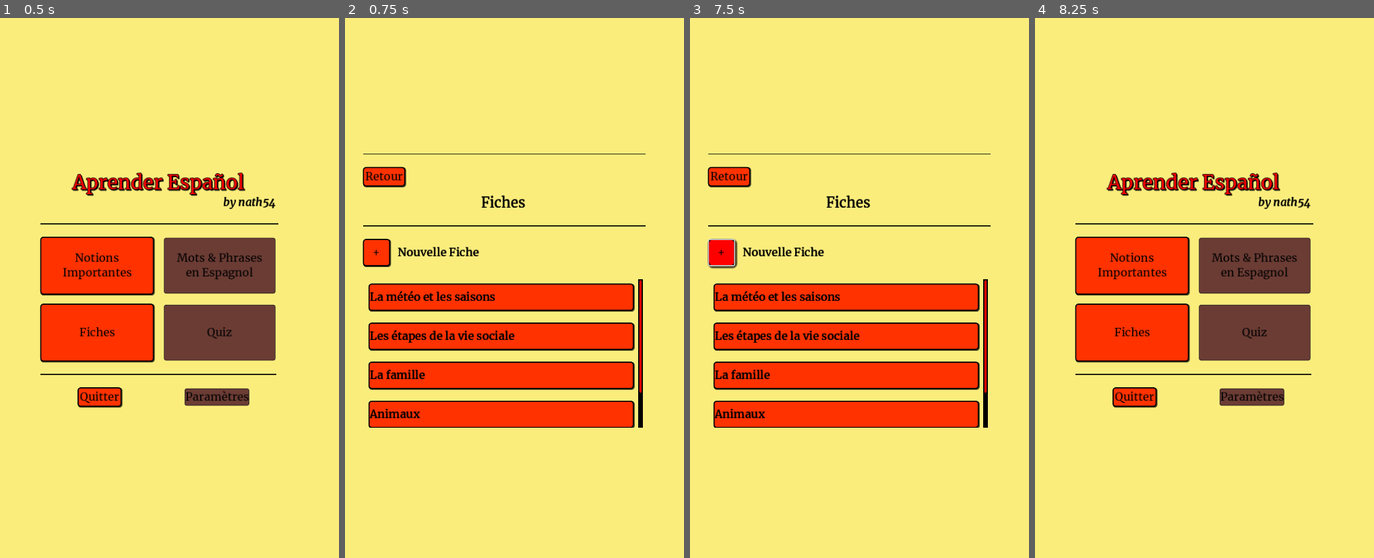
Above: before the commit, frames 1-4 (left to right).
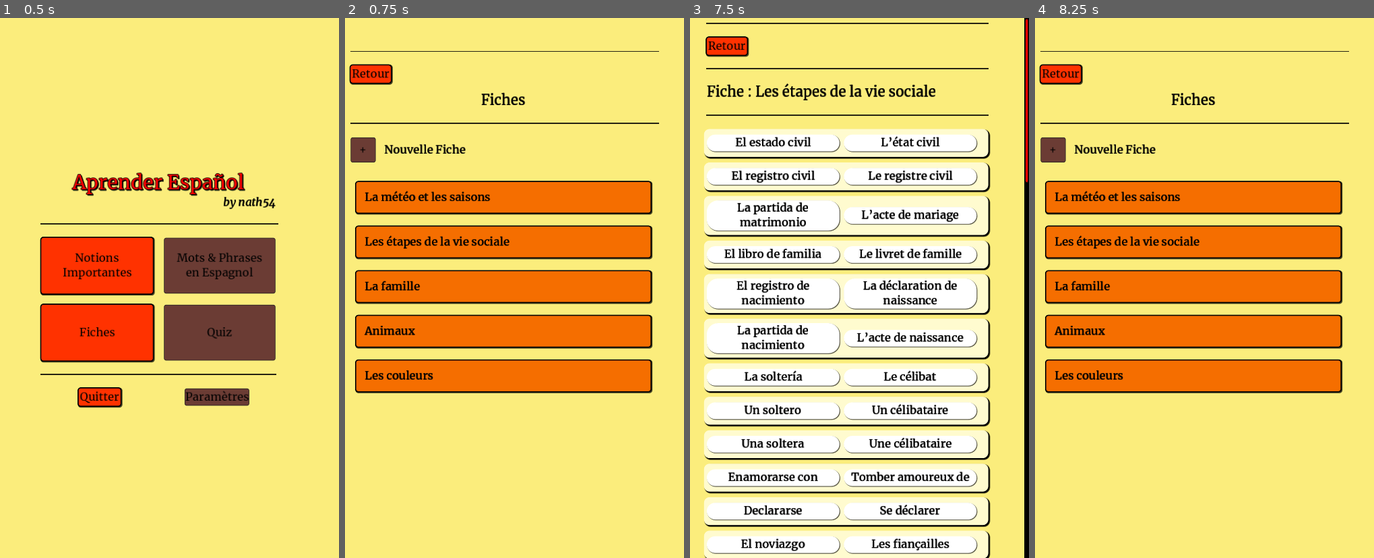
Above: after the commit, the same moments.

Repository: nath54/Aprender_el_espanol
Game: Godot game, scene res://pages/menu_principal/MainMenu.tscn
Same seed, same stepped clock (60 frames per second), same inputs: the game is played once before the commit and once after it.
Inputs (mouse positions are in pixels of both pictures, inside the frame that each line leads up to):
- Up to frame 1 (0.5 s): no input
- Up to frame 2 (0.75 s): click "Fiches" at 0.5 s
- Up to frame 3 (7.5 s): click "Retour" at 1.25 s; click "Notions Importantes" at 2 s; click "Retour" at 2.75 s; click "Notions Importantes" at 3.5 s; click "Conjugaison" at 4.25 s; click "Retour" at 5 s; click "Retour" at 5.75 s; click "Fiches" at 6.5 s; click (720, 250) at 7.25 s, where only the run before the commit has a clickable "+"
- Up to frame 4 (8.25 s): click "Retour" at 8 s

Frame 1 is identical in both runs. In frame 2, 36% of the frame differs, in the area x 1-93%, y 6-76%; in frame 3, 65%, in the area x 4-100%, y 0-100%; in frame 4, 35%.

Commit message:
Travail App, Fiches & Quizs + Ajout Bg

Diff:
--- a/global/Global.gd
+++ b/global/Global.gd
@@ -1,3 +1,4 @@
 extends Node
 
 var ouverture_fiche: String = "";
+var ouverture_fiche_readonly: bool = true;
--- /dev/null
+++ b/pages/menu_principal/FichesCustom/Bt_Fiche.gd
@@ -0,0 +1,9 @@
+extends Button
+
+@export var texte = "";
+
+func _on_label_ready():
+	$HBoxContainer/Label.text = texte;
+
+func _ready():
+	focus_mode = FOCUS_NONE;
--- /dev/null
+++ b/pages/menu_principal/FichesCustom/Bt_Fiche.tscn
@@ -0,0 +1,40 @@
+[gd_scene load_steps=6 format=3 uid="uid://bpoi6dfbwqqeb"]
+
+[ext_resource type="StyleBox" uid="uid://csy0b1cb3uevh" path="res://res/Theme/WBt_Normal.tres" id="1_0eqhp"]
+[ext_resource type="Script" path="res://pages/menu_principal/FichesCustom/Bt_Fiche.gd" id="1_slse0"]
+[ext_resource type="StyleBox" uid="uid://cd07p2it74hxu" path="res://res/Theme/WBt_Hover.tres" id="2_j2e8v"]
+[ext_resource type="StyleBox" uid="uid://dgp6vvl6fngov" path="res://res/Theme/WBt_pressed.tres" id="3_ei8yf"]
+[ext_resource type="StyleBox" uid="uid://j58gk6jfpypn" path="res://res/Theme/WBt_Disabled.tres" id="4_tgdfd"]
+
+[node name="Bt_Fiche" type="Button"]
+modulate = Color(0.960784, 0.431373, 0, 1)
+custom_minimum_size = Vector2(300, 55)
+mouse_filter = 1
+theme_override_styles/normal = ExtResource("1_0eqhp")
+theme_override_styles/hover = ExtResource("2_j2e8v")
+theme_override_styles/pressed = ExtResource("3_ei8yf")
+theme_override_styles/disabled = ExtResource("4_tgdfd")
+script = ExtResource("1_slse0")
+
+[node name="HBoxContainer" type="HBoxContainer" parent="."]
+layout_mode = 1
+anchors_preset = 15
+anchor_right = 1.0
+anchor_bottom = 1.0
+grow_horizontal = 2
+grow_vertical = 2
+theme_override_constants/separation = 15
+
+[node name="Vide" type="Control" parent="HBoxContainer"]
+layout_mode = 2
+
+[node name="Label" type="Label" parent="HBoxContainer"]
+layout_mode = 2
+text = "Fiche interne à l'application"
+horizontal_alignment = 1
+vertical_alignment = 1
+
+[node name="Vide2" type="Control" parent="HBoxContainer"]
+layout_mode = 2
+
+[connection signal="ready" from="HBoxContainer/Label" to="." method="_on_label_ready"]
--- a/pages/menu_principal/FichesCustom/EltFiche.gd
+++ b/pages/menu_principal/FichesCustom/EltFiche.gd
@@ -3,7 +3,7 @@
 
 @export var words_1: Array = [];
 @export var words_2: Array = [];
-var initialized: bool = false;
+var readonly: bool = false;
 
 var mot_node = preload("res://pages/menu_principal/FichesCustom/Mot.tscn");
 
@@ -20,13 +20,19 @@
 	col.add_child(Vide.new());
 
 
-func _ready():
-	pass
-
-
 func _on_col_1_ready():
 	set_words_col(%Col1, self.words_1);
 
 
 func _on_col_2_ready():
 	set_words_col(%Col2, self.words_2);
+
+
+func _on_bt_edit_ready():
+	if readonly:
+		$Elt/Bts/Bt_edit.visible = false;
+
+
+func _on_bt_supr_ready():
+	if readonly:
+		$Elt/Bts/Bt_supr.visible = false;
--- a/pages/menu_principal/FichesCustom/EltFiche.tscn
+++ b/pages/menu_principal/FichesCustom/EltFiche.tscn
@@ -6,6 +6,7 @@
 [node name="ExElt1" type="PanelContainer"]
 custom_minimum_size = Vector2(50, 50)
 size_flags_vertical = 3
+mouse_filter = 1
 theme_override_styles/panel = ExtResource("1_ifmgj")
 script = ExtResource("2_ukrfa")
 
@@ -54,3 +55,5 @@
 
 [connection signal="ready" from="Elt/Col1" to="." method="_on_col_1_ready"]
 [connection signal="ready" from="Elt/Col2" to="." method="_on_col_2_ready"]
+[connection signal="ready" from="Elt/Bts/Bt_edit" to="." method="_on_bt_edit_ready"]
+[connection signal="ready" from="Elt/Bts/Bt_supr" to="." method="_on_bt_supr_ready"]
--- a/pages/menu_principal/FichesCustom/Fiche.gd
+++ b/pages/menu_principal/FichesCustom/Fiche.gd
@@ -1,13 +1,15 @@
 extends Control
 
-
+var fiche_path: String = "";
+var readonly: bool = false;
 var elt_node := preload("res://pages/menu_principal/FichesCustom/EltFiche.tscn");
-
 
 # Called when the node enters the scene tree for the first time.
 func _ready():
 	if Global.ouverture_fiche != "":
+		readonly = Global.ouverture_fiche_readonly;
 		var data: Dictionary = Lib.load_file(Global.ouverture_fiche);
+		Global.ouverture_fiche = "";
 		#
 		$ScrollContainer/CenterContainer/Container/HBoxContainer2/Titre.text = "Fiche : "+data["nom"];
 		#
@@ -18,9 +20,11 @@
 			var eltfiche: EltFiche = elt_node.instantiate();
 			eltfiche.words_1 = wds1;
 			eltfiche.words_2 = wds2;
+			eltfiche.readonly = readonly;
 			$ScrollContainer/CenterContainer/Container/Container.add_child(eltfiche);
-
-
+		#
+		if readonly:
+			$ScrollContainer/CenterContainer/Container/HBoxContainer2/Bt_modif.visible = false;
 
 
 func _on_bt_retour_pressed():
--- a/pages/menu_principal/FichesCustom/Fiche.tscn
+++ b/pages/menu_principal/FichesCustom/Fiche.tscn
@@ -68,7 +68,7 @@
 layout_mode = 2
 size_flags_stretch_ratio = 2.0
 
-[node name="Bt_Retour" type="Button" parent="ScrollContainer/CenterContainer/Container/HBoxContainer2"]
+[node name="Bt_modif" type="Button" parent="ScrollContainer/CenterContainer/Container/HBoxContainer2"]
 layout_mode = 2
 size_flags_vertical = 4
 text = "modifier"
--- a/pages/menu_principal/FichesCustom/ListeFiches.gd
+++ b/pages/menu_principal/FichesCustom/ListeFiches.gd
@@ -3,30 +3,24 @@
 const DATA_PATH: String = "res://data/fiches/";
 @onready var ListeFiches = $ScrollContainer/CenterContainer/VBoxContainer/VBoxContainer/ScrollContainer/MarginContainer/ListeFiches;
 
+var bt_node = preload("res://pages/menu_principal/FichesCustom/Bt_Fiche.tscn");
+
 func _on_bt_retour_pressed():
 	get_tree().change_scene_to_file("res://pages/menu_principal/MainMenu.tscn");
 
-
-func add_fiche_button(f_name: String, f_path: String):
-	var mbt: Button = Button.new();
-	var hbc: HBoxContainer = HBoxContainer.new();
-	var lbl: Label = Label.new();
-	hbc.add_child(lbl);
-	mbt.add_child(hbc);
-	#
-	mbt.set_custom_minimum_size(Vector2(350, 45));
-	hbc.set_anchors_preset(PRESET_FULL_RECT);
-	lbl.text = f_name;
-	#
+func add_fiche_button(f_name: String, f_path: String, readonly: bool):
+	var mbt = bt_node.instantiate();
+	mbt.texte = f_name;
 	ListeFiches.add_child(mbt);
 	#
-	mbt.pressed.connect(click_fiche_bt.bind(f_path));
+	mbt.pressed.connect(click_fiche_bt.bind(f_path, readonly));
 	#
 	return mbt;
 
 
-func click_fiche_bt(fp: String):
+func click_fiche_bt(fp: String, readonly: bool):
 	Global.ouverture_fiche = fp;
+	Global.ouverture_fiche_readonly = readonly;
 	get_tree().change_scene_to_file("res://pages/menu_principal/FichesCustom/Fiche.tscn");
 
 
@@ -35,4 +29,4 @@
 	for fp in Lib.list_files_in_directory(DATA_PATH):
 		if fp.ends_with(".json"):
 			var data = Lib.load_file(DATA_PATH+fp);
-			add_fiche_button(data["nom"], DATA_PATH+fp);
+			add_fiche_button(data["nom"], DATA_PATH+fp, true);
--- a/pages/menu_principal/FichesCustom/ListeFiches.tscn
+++ b/pages/menu_principal/FichesCustom/ListeFiches.tscn
@@ -28,13 +28,17 @@
 grow_vertical = 2
 follow_focus = true
 
-[node name="CenterContainer" type="CenterContainer" parent="ScrollContainer"]
+[node name="CenterContainer" type="MarginContainer" parent="ScrollContainer"]
+custom_minimum_size = Vector2(0, 500)
 layout_mode = 2
 size_flags_horizontal = 3
 size_flags_vertical = 3
+theme_override_constants/margin_left = 50
+theme_override_constants/margin_top = 50
+theme_override_constants/margin_right = 50
+theme_override_constants/margin_bottom = 50
 
 [node name="VBoxContainer" type="VBoxContainer" parent="ScrollContainer/CenterContainer"]
-custom_minimum_size = Vector2(0, 500)
 layout_mode = 2
 theme_override_constants/separation = 15
 
@@ -72,6 +76,7 @@
 [node name="Button" type="Button" parent="ScrollContainer/CenterContainer/VBoxContainer/VBoxContainer/Fiche+"]
 custom_minimum_size = Vector2(45, 45)
 layout_mode = 2
+disabled = true
 text = "+"
 
 [node name="Label" type="Label" parent="ScrollContainer/CenterContainer/VBoxContainer/VBoxContainer/Fiche+"]
@@ -111,47 +116,8 @@
 theme_override_constants/margin_bottom = 10
 
 [node name="ListeFiches" type="VBoxContainer" parent="ScrollContainer/CenterContainer/VBoxContainer/VBoxContainer/ScrollContainer/MarginContainer"]
-custom_minimum_size = Vector2(0, 200)
 layout_mode = 2
 size_flags_vertical = 3
 theme_override_constants/separation = 25
 
-[node name="ExFiche1" type="Button" parent="ScrollContainer/CenterContainer/VBoxContainer/VBoxContainer/ScrollContainer/MarginContainer/ListeFiches"]
-visible = false
-custom_minimum_size = Vector2(350, 45)
-layout_mode = 2
-
-[node name="HBoxContainer" type="HBoxContainer" parent="ScrollContainer/CenterContainer/VBoxContainer/VBoxContainer/ScrollContainer/MarginContainer/ListeFiches/ExFiche1"]
-layout_mode = 1
-anchors_preset = 15
-anchor_right = 1.0
-anchor_bottom = 1.0
-grow_horizontal = 2
-grow_vertical = 2
-
-[node name="Label" type="Label" parent="ScrollContainer/CenterContainer/VBoxContainer/VBoxContainer/ScrollContainer/MarginContainer/ListeFiches/ExFiche1/HBoxContainer"]
-layout_mode = 2
-text = "Fiche interne à l'application"
-horizontal_alignment = 1
-vertical_alignment = 1
-
-[node name="ExFiche2" type="Button" parent="ScrollContainer/CenterContainer/VBoxContainer/VBoxContainer/ScrollContainer/MarginContainer/ListeFiches"]
-visible = false
-custom_minimum_size = Vector2(350, 45)
-layout_mode = 2
-
-[node name="HBoxContainer" type="HBoxContainer" parent="ScrollContainer/CenterContainer/VBoxContainer/VBoxContainer/ScrollContainer/MarginContainer/ListeFiches/ExFiche2"]
-layout_mode = 1
-anchors_preset = 15
-anchor_right = 1.0
-anchor_bottom = 1.0
-grow_horizontal = 2
-grow_vertical = 2
-
-[node name="Label" type="Label" parent="ScrollContainer/CenterContainer/VBoxContainer/VBoxContainer/ScrollContainer/MarginContainer/ListeFiches/ExFiche2/HBoxContainer"]
-layout_mode = 2
-text = "Fiche perso"
-horizontal_alignment = 1
-vertical_alignment = 1
-
 [connection signal="pressed" from="ScrollContainer/CenterContainer/VBoxContainer/HBoxContainer/Bt_Retour" to="." method="_on_bt_retour_pressed"]
--- a/pages/menu_principal/FichesCustom/Mot.tscn
+++ b/pages/menu_principal/FichesCustom/Mot.tscn
@@ -7,6 +7,7 @@
 custom_minimum_size = Vector2(200, 30)
 size_flags_horizontal = 5
 size_flags_vertical = 4
+mouse_filter = 1
 theme_override_styles/panel = ExtResource("1_ah80h")
 script = ExtResource("1_i4ui2")
 
--- /dev/null
+++ b/pages/menu_principal/Quiz/PrepareQuiz.tscn
@@ -0,0 +1,148 @@
+[gd_scene format=3 uid="uid://cwqpr0d8co88j"]
+
+[node name="PrepareQuiz" type="Control"]
+layout_mode = 3
+anchors_preset = 15
+anchor_right = 1.0
+anchor_bottom = 1.0
+grow_horizontal = 2
+grow_vertical = 2
+
+[node name="Panel" type="Panel" parent="."]
+layout_mode = 1
+anchors_preset = 15
+anchor_right = 1.0
+anchor_bottom = 1.0
+grow_horizontal = 2
+grow_vertical = 2
+
+[node name="ScrollContainer" type="ScrollContainer" parent="."]
+layout_mode = 1
+anchors_preset = 15
+anchor_right = 1.0
+anchor_bottom = 1.0
+grow_horizontal = 2
+grow_vertical = 2
+follow_focus = true
+
+[node name="CenterContainer" type="CenterContainer" parent="ScrollContainer"]
+layout_mode = 2
+size_flags_horizontal = 3
+size_flags_vertical = 3
+
+[node name="VBoxContainer" type="VBoxContainer" parent="ScrollContainer/CenterContainer"]
+layout_mode = 2
+theme_override_constants/separation = 15
+
+[node name="HSeparator2" type="HSeparator" parent="ScrollContainer/CenterContainer/VBoxContainer"]
+custom_minimum_size = Vector2(500, 0)
+layout_mode = 2
+
+[node name="HBoxContainer" type="HBoxContainer" parent="ScrollContainer/CenterContainer/VBoxContainer"]
+layout_mode = 2
+
+[node name="Bt_Retour" type="Button" parent="ScrollContainer/CenterContainer/VBoxContainer/HBoxContainer"]
+layout_mode = 2
+text = "Retour"
+
+[node name="Titre" type="Label" parent="ScrollContainer/CenterContainer/VBoxContainer"]
+layout_mode = 2
+theme_override_font_sizes/font_size = 25
+text = "Préparation du quiz	"
+horizontal_alignment = 1
+vertical_alignment = 1
+
+[node name="HSeparator" type="HSeparator" parent="ScrollContainer/CenterContainer/VBoxContainer"]
+custom_minimum_size = Vector2(500, 0)
+layout_mode = 2
+
+[node name="DescrFiches" type="Label" parent="ScrollContainer/CenterContainer/VBoxContainer"]
+layout_mode = 2
+text = "Sélectionnez les fiches sur lesquelles vous souhaitez vous interroger:"
+autowrap_mode = 3
+
+[node name="HBoxContainer2" type="HBoxContainer" parent="ScrollContainer/CenterContainer/VBoxContainer"]
+layout_mode = 2
+theme_override_constants/separation = 15
+
+[node name="Button" type="Button" parent="ScrollContainer/CenterContainer/VBoxContainer/HBoxContainer2"]
+custom_minimum_size = Vector2(40, 40)
+layout_mode = 2
+size_flags_horizontal = 0
+text = "+"
+
+[node name="PanelContainer" type="PanelContainer" parent="ScrollContainer/CenterContainer/VBoxContainer/HBoxContainer2"]
+layout_mode = 2
+
+[node name="MarginContainer" type="MarginContainer" parent="ScrollContainer/CenterContainer/VBoxContainer/HBoxContainer2/PanelContainer"]
+layout_mode = 2
+theme_override_constants/margin_left = 10
+theme_override_constants/margin_top = 10
+theme_override_constants/margin_right = 10
+theme_override_constants/margin_bottom = 10
+
+[node name="HBoxContainer" type="HBoxContainer" parent="ScrollContainer/CenterContainer/VBoxContainer/HBoxContainer2/PanelContainer/MarginContainer"]
+layout_mode = 2
+theme_override_constants/separation = 10
+
+[node name="Label" type="Label" parent="ScrollContainer/CenterContainer/VBoxContainer/HBoxContainer2/PanelContainer/MarginContainer/HBoxContainer"]
+layout_mode = 2
+text = "Nom de fiche 1"
+
+[node name="Button" type="Button" parent="ScrollContainer/CenterContainer/VBoxContainer/HBoxContainer2/PanelContainer/MarginContainer/HBoxContainer"]
+custom_minimum_size = Vector2(30, 30)
+layout_mode = 2
+text = "x"
+
+[node name="HSeparator3" type="HSeparator" parent="ScrollContainer/CenterContainer/VBoxContainer"]
+custom_minimum_size = Vector2(500, 0)
+layout_mode = 2
+
+[node name="DescrSens" type="Label" parent="ScrollContainer/CenterContainer/VBoxContainer"]
+layout_mode = 2
+text = "Sélectionnez le sens de l'interrogation:"
+autowrap_mode = 3
+
+[node name="OptSens" type="OptionButton" parent="ScrollContainer/CenterContainer/VBoxContainer"]
+layout_mode = 2
+alignment = 1
+item_count = 3
+selected = 0
+popup/item_0/text = "fr -> esp"
+popup/item_0/id = 0
+popup/item_1/text = "esp -> fr"
+popup/item_1/id = 1
+popup/item_2/text = "les deux sens"
+popup/item_2/id = 2
+
+[node name="HSeparator4" type="HSeparator" parent="ScrollContainer/CenterContainer/VBoxContainer"]
+custom_minimum_size = Vector2(500, 0)
+layout_mode = 2
+
+[node name="DescrType" type="Label" parent="ScrollContainer/CenterContainer/VBoxContainer"]
+layout_mode = 2
+text = "Sélectionnez le type de quiz:"
+autowrap_mode = 3
+
+[node name="OptType" type="OptionButton" parent="ScrollContainer/CenterContainer/VBoxContainer"]
+layout_mode = 2
+alignment = 1
+item_count = 2
+selected = 0
+popup/item_0/text = "cartes"
+popup/item_0/id = 0
+popup/item_1/text = "écrire le texte"
+popup/item_1/id = 1
+
+[node name="HSeparator5" type="HSeparator" parent="ScrollContainer/CenterContainer/VBoxContainer"]
+custom_minimum_size = Vector2(500, 0)
+layout_mode = 2
+
+[node name="BtStartQuiz" type="Button" parent="ScrollContainer/CenterContainer/VBoxContainer"]
+custom_minimum_size = Vector2(0, 50)
+layout_mode = 2
+text = "Lancer le quiz"
+
+[node name="HSeparator6" type="HSeparator" parent="ScrollContainer/CenterContainer/VBoxContainer"]
+custom_minimum_size = Vector2(500, 0)
+layout_mode = 2
--- a/project.godot
+++ b/project.godot
@@ -17,6 +17,7 @@
 run/main_scene="res://pages/menu_principal/MainMenu.tscn"
 config/features=PackedStringArray("4.1", "GL Compatibility")
 run/low_processor_mode=true
+boot_splash/image="res://bh.png"
 config/icon="res://icon4.png"
 
 [autoload]
--- /dev/null
+++ b/res/Theme/WBt_Disabled.tres
@@ -0,0 +1,13 @@
+[gd_resource type="StyleBoxFlat" format=3 uid="uid://j58gk6jfpypn"]
+
+[resource]
+bg_color = Color(0.419608, 0.419608, 0.419608, 1)
+border_width_left = 1
+border_width_top = 1
+border_width_right = 1
+border_width_bottom = 1
+border_color = Color(0.129412, 0.129412, 0.129412, 1)
+corner_radius_top_left = 3
+corner_radius_top_right = 3
+corner_radius_bottom_right = 3
+corner_radius_bottom_left = 3
--- /dev/null
+++ b/res/Theme/WBt_Hover.tres
@@ -0,0 +1,24 @@
+[gd_resource type="StyleBoxFlat" format=3 uid="uid://cd07p2it74hxu"]
+
+[resource]
+content_margin_left = 2.0
+content_margin_top = 2.0
+content_margin_right = 2.0
+content_margin_bottom = 2.0
+bg_color = Color(1, 1, 1, 1)
+border_width_left = 2
+border_width_top = 2
+border_width_right = 2
+border_width_bottom = 2
+border_color = Color(0, 0, 0, 1)
+corner_radius_top_left = 7
+corner_radius_top_right = 7
+corner_radius_bottom_right = 7
+corner_radius_bottom_left = 7
+expand_margin_left = 2.0
+expand_margin_top = 2.0
+expand_margin_right = 2.0
+expand_margin_bottom = 2.0
+shadow_color = Color(0, 0, 0, 0.709804)
+shadow_size = 3
+shadow_offset = Vector2(2, 2)
--- /dev/null
+++ b/res/Theme/WBt_Normal.tres
@@ -0,0 +1,24 @@
+[gd_resource type="StyleBoxFlat" format=3 uid="uid://csy0b1cb3uevh"]
+
+[resource]
+content_margin_left = 2.0
+content_margin_top = 2.0
+content_margin_right = 2.0
+content_margin_bottom = 2.0
+bg_color = Color(1, 1, 1, 1)
+border_width_left = 2
+border_width_top = 2
+border_width_right = 2
+border_width_bottom = 2
+border_color = Color(0, 0, 0, 1)
+corner_radius_top_left = 5
+corner_radius_top_right = 5
+corner_radius_bottom_right = 5
+corner_radius_bottom_left = 5
+expand_margin_left = 2.0
+expand_margin_top = 2.0
+expand_margin_right = 2.0
+expand_margin_bottom = 2.0
+shadow_color = Color(0, 0, 0, 0.709804)
+shadow_size = 1
+shadow_offset = Vector2(1, 1)
--- /dev/null
+++ b/res/Theme/WBt_pressed.tres
@@ -0,0 +1,13 @@
+[gd_resource type="StyleBoxFlat" format=3 uid="uid://dgp6vvl6fngov"]
+
+[resource]
+content_margin_left = 2.0
+content_margin_top = 2.0
+content_margin_right = 2.0
+content_margin_bottom = 2.0
+bg_color = Color(0.94902, 0.94902, 0.94902, 1)
+border_width_left = 1
+border_width_top = 1
+border_width_right = 1
+border_width_bottom = 1
+border_color = Color(0, 0, 0, 1)
Binary file added: bh.png
Not shown, added: bh.png.import
